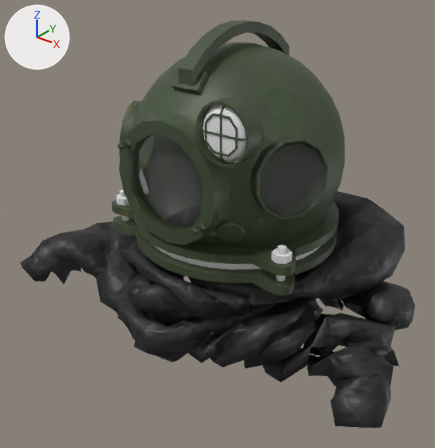
An edit to the FBX model Assets/Models/aqualung_ground.fbx, drawn before and after from the same camera.
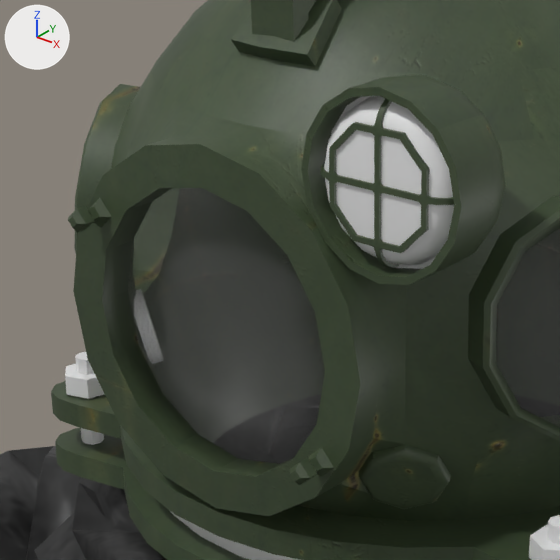
Each version is shown whole from a camera (50 mm lens) standing at (3.24, -4.34, 1.88) and looking at (-0.11, -0.15, -0.72), then close up on the part from 22% to 65% of the width and 16% to 58% of the height. Every picture has the same lights, and +X, +Y and +Z are marked at upper left. Where no turn or scale is listed for an object, it has been applied to the vertices.

In view in the first close-up: 'CallinPressure', 'Outside', 'Цилиндр.001', 'Цилиндр.004', 'Цилиндр.026'.
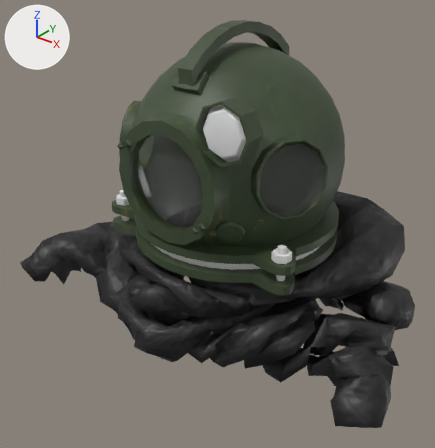
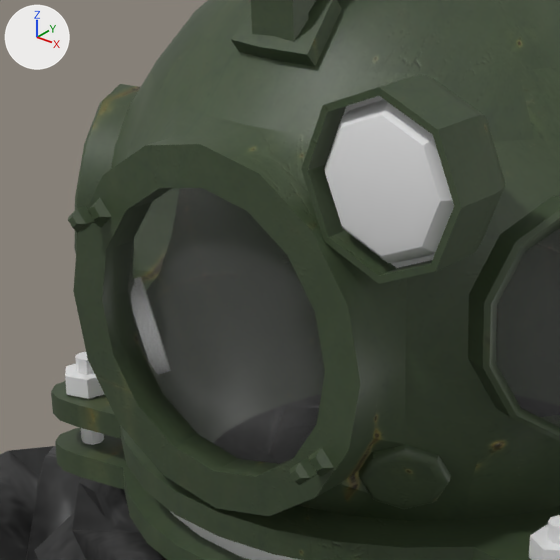
Boxes [x1, y1, x2, y2] around the edits, measured in the close-ups (560 x 560 px):
part 1 of me_outside_001, deleted (green): before [321, 99, 454, 268]
part 2 of me_outside_001, deleted: before [301, 75, 506, 285]

What the commit changed:
me_outside_001 is used by ob_outside; location (0.0, 0.0, 0.0).
me_outside_001 had 2463 vertices, 4930 faces and spanned x -1.08..1.09, y -1.11..1.26, z -0.83..1.0.
me_outside_001 now has 1711 vertices, 3414 faces and spans x -1.08..1.09, y -1.11..1.26, z -0.83..1.0.
me_outside_001 part 1: the loose piece of 576 vertices spanning x 0.36..0.8, y -0.99..-0.9, z 0.31..0.75 is deleted.
me_outside_001 part 2: 176 vertices removed from x 0.35..0.81, y -0.98..-0.55, z 0.3..0.76.
